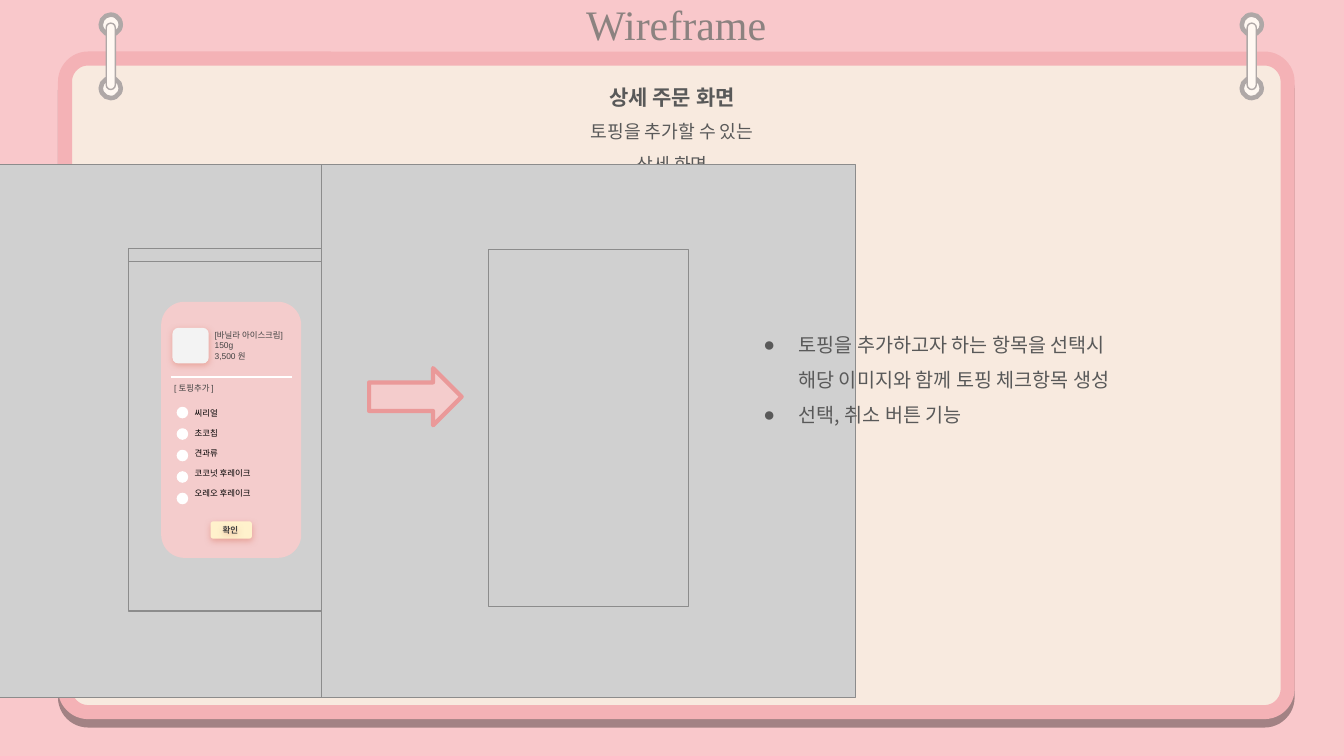
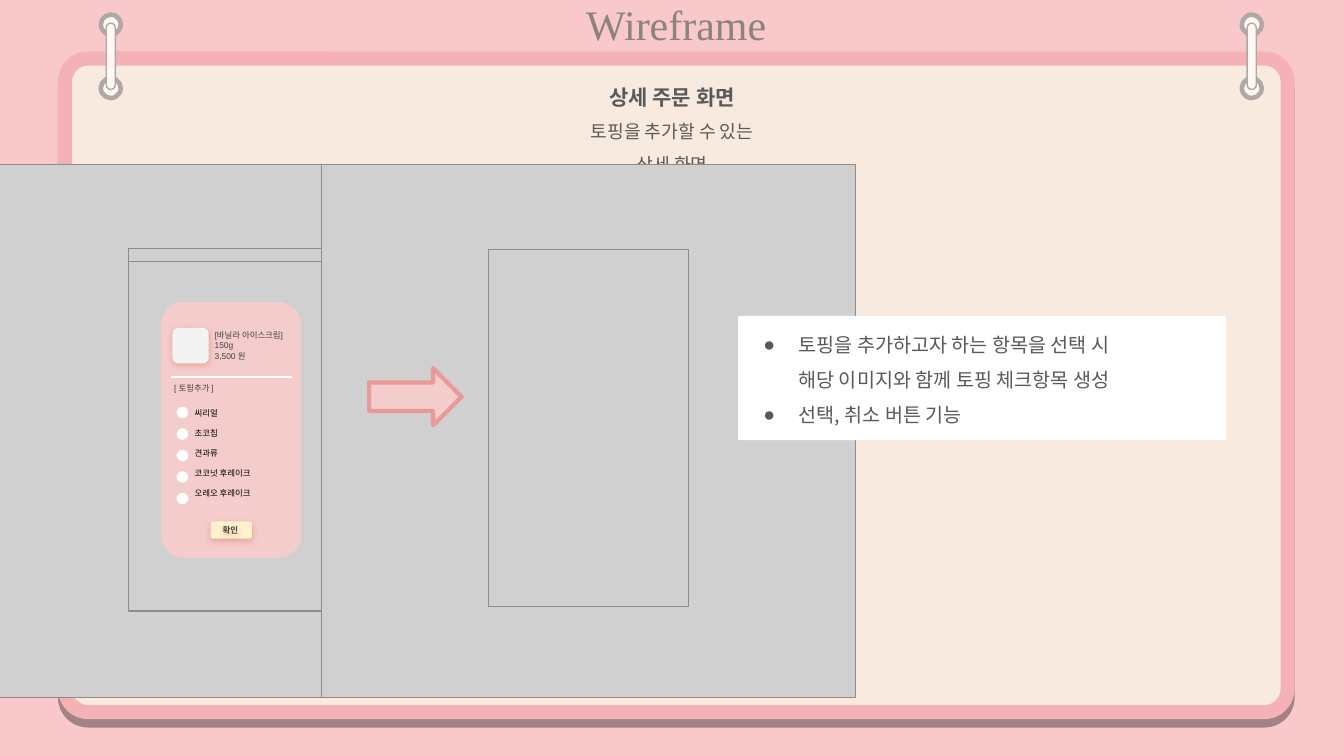
Before and after one commit to yun1112/UI_UX_teamproject, a slide deck: slide 5 of documents/발표 ppt/B-tuur-park.pptx. Drawn at 1344x756 pixels with LibreOffice and Linux fonts; fonts in the diff are those of the drawing; grey boxes stand for pictures. Boxes give left, top, right and bottom in pixels: in the first picture for what was removed or moved away, otherwise in the second. Text is boxed around its words. In the diff, an @@ line names an element or a change of style, - is before the commit and + after.

```diff
--- a/documents/발표 ppt/B-tuur-park.pptx
+++ b/documents/발표 ppt/B-tuur-park.pptx
@@ rectangle "토핑을 추가하고자 하는 항목을 선택 ...": place and size @@
-rectangle "토핑을 추가하고자 하는 항목을 선택 ..." at <box>798,335,1109,428</box>
+rectangle "토핑을 추가하고자 하는 항목을 선택 ..." at <box>738,316,1226,440</box>
@@ rectangle "토핑을 추가하고자 하는 항목을 선택 ..." at <box>738,316,1226,440</box>: fill none to #FFFFFF @@
@@ text in rectangle at <box>798,335,1109,389</box>: spaces changed @@
-● 토핑을 추가하고자 하는 항목을 선택시
-  해당 이미지와 함께 토핑 체크항목 생성
+● 토핑을 추가하고자 하는 항목을 선택 시
+  해당 이미지와 함께 토핑 체크항목 생성
```
Also in this commit, not shown: 6 other slides changed.
